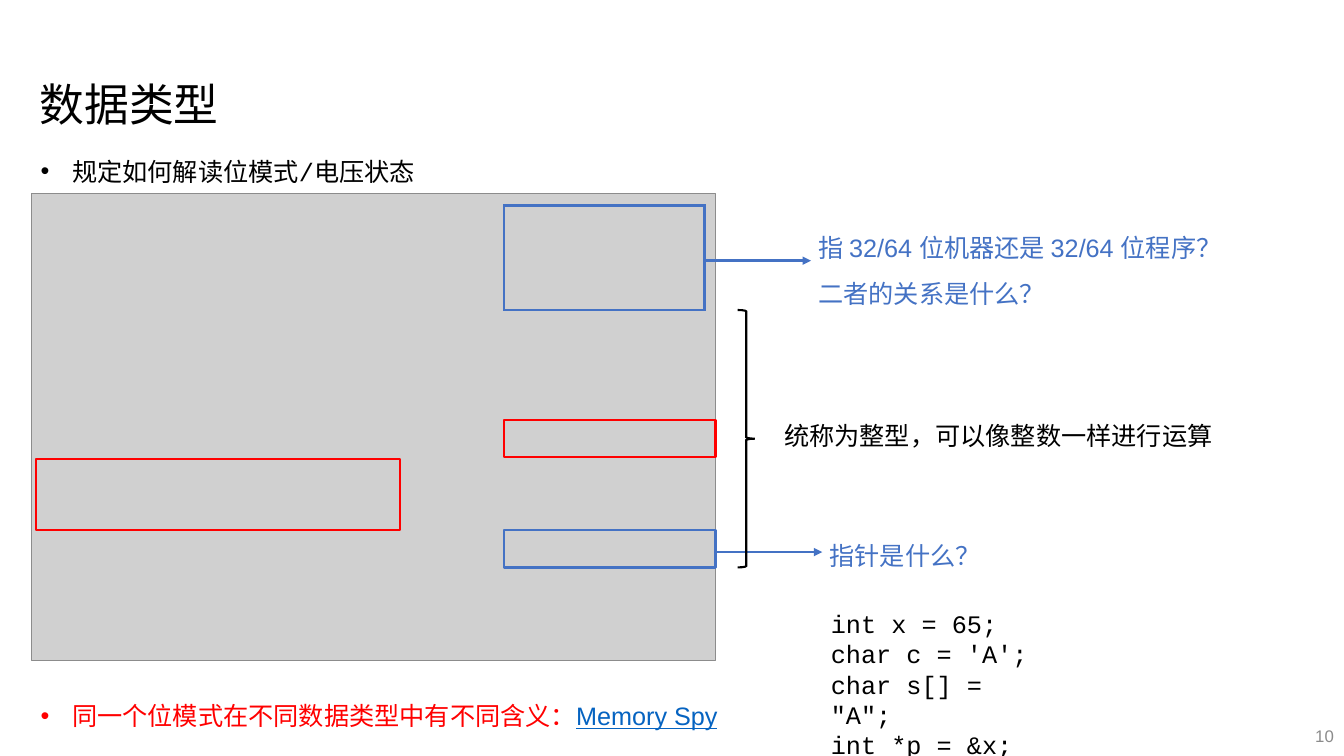
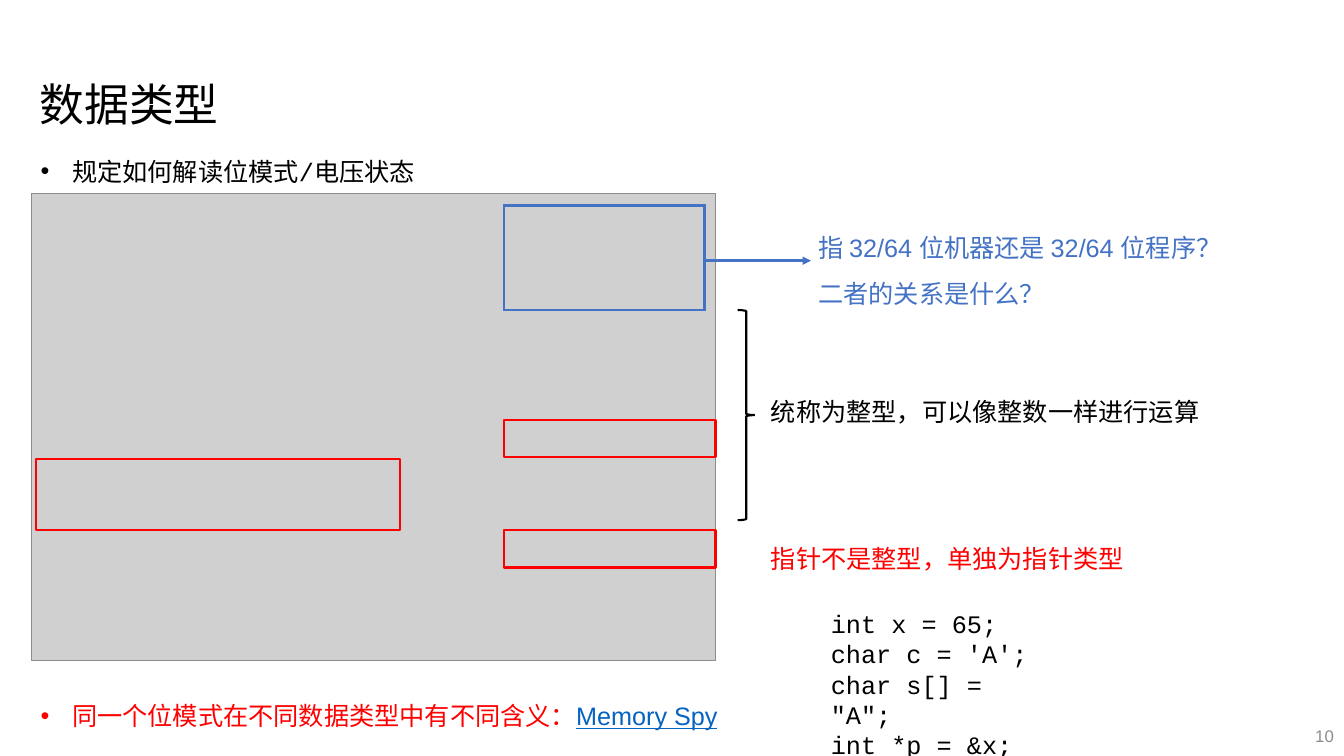
Before and after one commit to vwOvOwv/ICS-2026-Fall-TA, a slide deck: slide 10 of 02-Data.pptx. Drawn at 1344x756 pixels with LibreOffice and Linux fonts; fonts in the diff are those of the drawing; grey boxes stand for pictures. Boxes give left, top, right and bottom in pixels: in the first picture for what was removed or moved away, otherwise in the second. Text is boxed around its words. In the diff, an @@ line names an element or a change of style, - is before the commit and + after.

Commit message:
fix typo and error.

```diff
--- a/02-Data.pptx
+++ b/02-Data.pptx
@@ right brace: place and size @@
-right brace at (738, 311, 755, 568)
+right brace at (738, 311, 755, 521)
@@ text "统称为整型，可以像整数一样进行运算": place and size @@
-text "统称为整型，可以像整数一样进行运算" at (784, 423, 1212, 448)
+text "统称为整型，可以像整数一样进行运算" at (771, 399, 1199, 424)
@@ rectangle at (504, 530, 716, 568): outline #4472C4 1.75 pt to #FF0000 1.75 pt @@
@@ arrow removed from (716, 553) to (823, 553) @@
@@ text at (771, 546, 1124, 571): text changed; text colour #4472C4 to #FF0000 @@
-指针是什么？
+指针不是整型，单独为指针类型
```
Also in this commit, not shown: 13 other slides changed.
